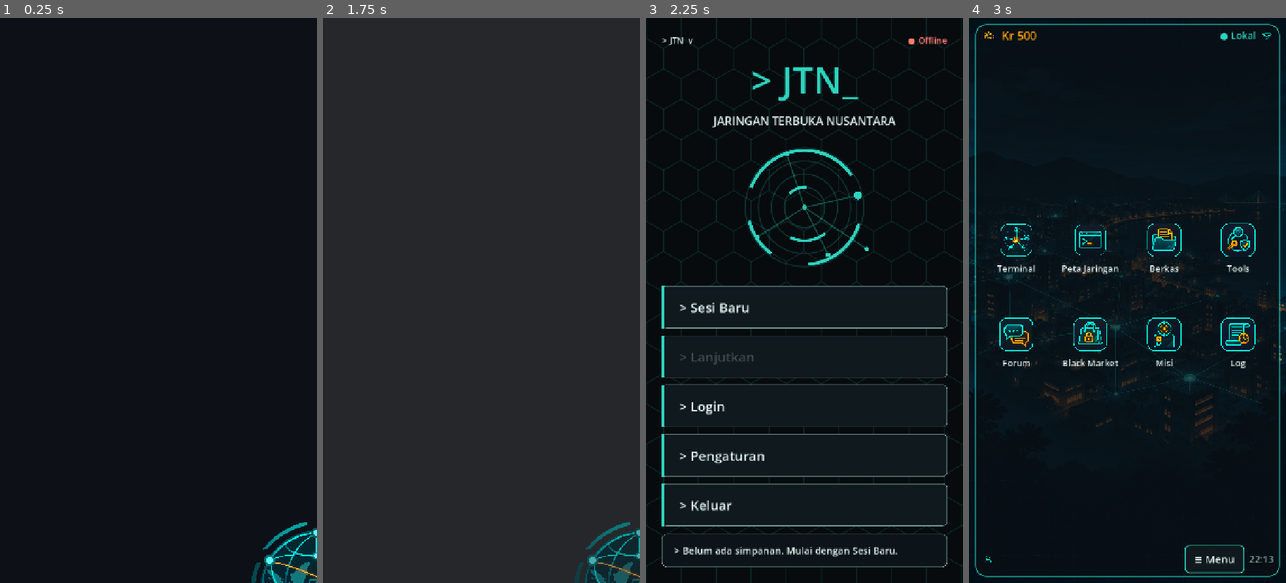
Above: before the commit, frames 1-4 (left to right).
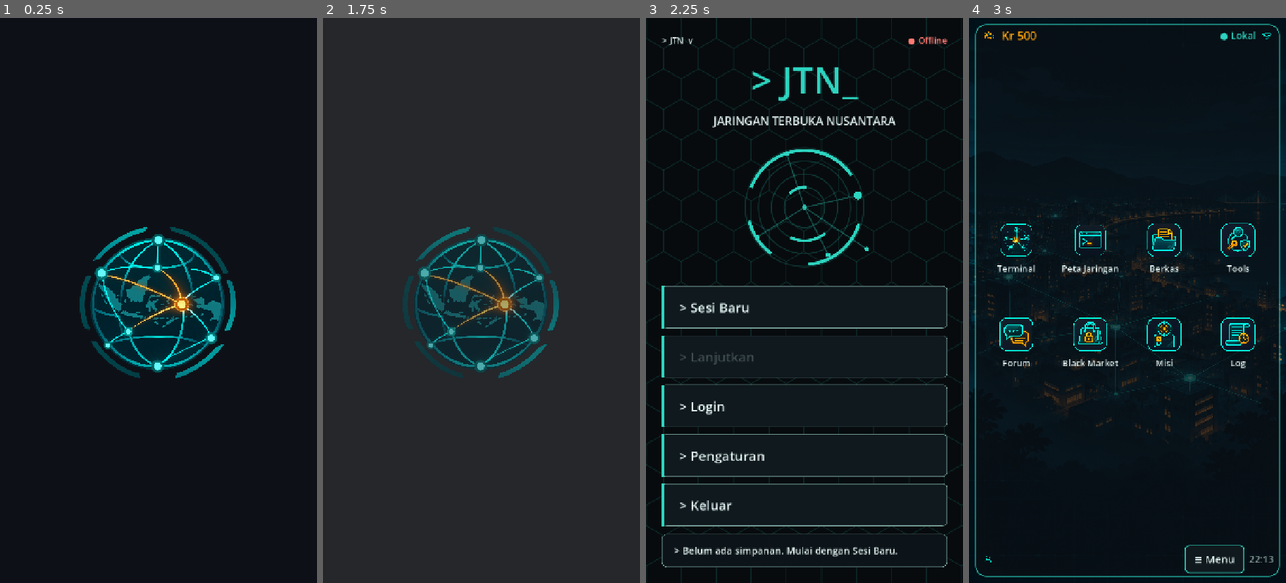
Above: after the commit, the same moments.

Repository: hadydaw/game-baru
Game: Godot game, scene res://scenes/main.tscn
Same seed, same stepped clock (60 frames per second), same inputs: the game is played once before the commit and once after it.
Inputs (mouse positions are in pixels of both pictures, inside the frame that each line leads up to):
- Up to frame 1 (0.25 s): no input
- Up to frame 2 (1.75 s): tap Enter at 0.5 s; move the mouse to (551, 272) at 0.52 s; click (551, 272) at 0.67 s; tap Space at 1.25 s; move the mouse to (418, 328) at 1.27 s; click (418, 328) at 1.42 s
- Up to frame 3 (2.25 s): move the mouse to (836, 176) at 2.02 s; click (836, 176) at 2.17 s
- Up to frame 4 (3 s): click "> Sesi Baru" at 2.75 s

The runs differ from the first frame. In frame 1, 6.6% of the frame differs, in the area x 25-100%, y 37-100%; in frame 2, 3.6%; in frame 3, nothing differs; in frame 4, nothing differs.

Commit message:
Splash: logo utuh di tengah area aman, layer tidak melebar
Penyebab: splash memakai set_anchors_and_offsets_preset sebelum punya induk,
lalu menetapkan size pada node ber-anchor penuh. Offset ikut ditambahkan ke
ukuran induk sehingga layer menjadi 2x layar dan logo terdorong ke kanan bawah.

- Anchor diberikan setelah node masuk pohon, tanpa size eksplisit
- Logo 60% sisi terkecil, rasio dipertahankan (fit), di tengah
- Margin mengikuti area aman perangkat
- _sesuaikan_ukuran tidak lagi menetapkan size pada splash
- Tes: smoke_splash pada 720x1280 dan 1080x1920

Co-Authored-By: Claude Haiku 5.5 <noreply@anthropic.com>
Claude-Session: https://claude.ai/code/session_011EntzauCRjaaLbaamXun78

Diff:
--- /dev/null
+++ b/tests/smoke_splash.gd
@@ -0,0 +1,43 @@
+extends SceneTree
+
+# Smoke test Splash: logo utuh, di tengah, di dalam area aman, dan layer splash tidak melebar.
+# Dijalankan pada ukuran HP portrait 9:16. Layout diuji di dalam wadah berukuran layar.
+
+var _gagal := 0
+
+func _cek(kondisi: bool, pesan: String) -> void:
+	if kondisi:
+		print("LULUS: ", pesan)
+	else:
+		print("GAGAL: ", pesan)
+		_gagal += 1
+
+func _initialize() -> void:
+	await process_frame
+	var aman := Vector4(0, 60, 0, 40)  # status bar dan navigation bar
+	for ukuran in [Vector2(720, 1280), Vector2(1080, 1920)]:
+		var tag := "%dx%d" % [ukuran.x, ukuran.y]
+		var m := MainController.new()
+		var wadah := Control.new()
+		wadah.size = ukuran
+		root.add_child(wadah)
+		var splash := m._buat_splash(ukuran, aman)
+		wadah.add_child(splash)
+		await process_frame
+		await process_frame
+		var wadah_rect := Rect2(Vector2.ZERO, ukuran)
+		var latar := splash.find_children("*", "ColorRect", true, false)[0] as Control
+		var logo := splash.find_children("*", "TextureRect", true, false)[0] as Control
+		_cek(splash.get_global_rect() == wadah_rect, "layer splash sama dengan layar %s (tidak melebar)" % tag)
+		_cek(latar.get_global_rect() == wadah_rect, "latar penuh layar %s" % tag)
+		var r := logo.get_global_rect()
+		_cek(r.position.x >= 0 and r.end.x <= ukuran.x and r.position.y >= 0 and r.end.y <= ukuran.y, "logo di dalam layar %s" % tag)
+		_cek(r.position.y >= aman.y and r.end.y <= ukuran.y - aman.w, "logo di dalam area aman %s" % tag)
+		_cek(absf(r.size.x - r.size.y) < 0.5, "logo tidak diregangkan (rasio 1:1 dipertahankan) %s" % tag)
+		var pusat := r.get_center()
+		var pusat_area := Vector2(ukuran.x / 2.0, (aman.y + (ukuran.y - aman.w)) / 2.0)
+		_cek(pusat.distance_to(pusat_area) < 2.0, "logo di tengah area layar %s" % tag)
+		wadah.free()
+		m.free()
+	print("HASIL SPLASH: gagal=%d" % _gagal)
+	quit(1 if _gagal > 0 else 0)
--- a/ui/main_controller.gd
+++ b/ui/main_controller.gd
@@ -25,7 +25,8 @@
     size = vp
     _aman = _hitung_area_aman(vp)
     for anak in get_children():
-        if anak is Control:
+        # Splash mengikuti anchor sendiri; menetapkan size di sini akan menggandakan layarnya.
+        if anak is Control and not anak.has_meta("tanpa_ukuran"):
             anak.position = Vector2.ZERO
             anak.size = vp
     if is_instance_valid(_desktop):
@@ -50,23 +51,14 @@
         (layar.y - aman.end.y) * skala
     )
 
+# Splash: latar penuh layar, logo utuh di tengah area aman. Anchor diatur setelah node masuk pohon
+# dan tanpa ukuran eksplisit. Menetapkan size pada node ber-anchor penuh menambah offset ke ukuran
+# induk, sehingga layar menjadi dua kali lebih besar dan logo terdorong keluar layar.
+const JARAK_SPLASH := 24
+const SKALA_LOGO := 0.6
+
 func _tampilkan_splash() -> void:
-    var splash := Control.new()
-    splash.set_anchors_and_offsets_preset(Control.PRESET_FULL_RECT)
-    splash.size = size
-    var latar := ColorRect.new()
-    latar.color = LATAR
-    latar.set_anchors_and_offsets_preset(Control.PRESET_FULL_RECT)
-    splash.add_child(latar)
-    var tengah := CenterContainer.new()
-    tengah.set_anchors_and_offsets_preset(Control.PRESET_FULL_RECT)
-    splash.add_child(tengah)
-    var logo := TextureRect.new()
-    logo.texture = load(LOGO) as Texture2D
-    logo.expand_mode = TextureRect.EXPAND_IGNORE_SIZE
-    logo.stretch_mode = TextureRect.STRETCH_KEEP_ASPECT_CENTERED
-    logo.custom_minimum_size = Vector2.ONE * minf(size.x, size.y) * 0.5
-    tengah.add_child(logo)
+    var splash := _buat_splash(size, _aman)
     add_child(splash)
     await get_tree().create_timer(1.6).timeout
     if not is_instance_valid(splash):
@@ -76,6 +68,41 @@
     await tween.finished
     splash.queue_free()
     _tampilkan_menu()
+
+# Membangun layar splash tanpa menambahkannya ke pohon. Pemanggil yang menaruhnya di induk.
+func _buat_splash(ukuran: Vector2, aman: Vector4) -> Control:
+    var splash := Control.new()
+    splash.set_meta("tanpa_ukuran", true)
+    splash.add_child(_isi_splash(ukuran, aman))
+    splash.set_anchors_preset(Control.PRESET_FULL_RECT)
+    return splash
+
+func _isi_splash(ukuran: Vector2, aman: Vector4) -> Control:
+    var isi := Control.new()
+    var latar := ColorRect.new()
+    latar.color = LATAR
+    isi.add_child(latar)
+    var margin := MarginContainer.new()
+    margin.add_theme_constant_override("margin_left", int(aman.x) + JARAK_SPLASH)
+    margin.add_theme_constant_override("margin_top", int(aman.y) + JARAK_SPLASH)
+    margin.add_theme_constant_override("margin_right", int(aman.z) + JARAK_SPLASH)
+    margin.add_theme_constant_override("margin_bottom", int(aman.w) + JARAK_SPLASH)
+    isi.add_child(margin)
+    var tengah := CenterContainer.new()
+    margin.add_child(tengah)
+    var logo := TextureRect.new()
+    logo.texture = load(LOGO) as Texture2D
+    logo.expand_mode = TextureRect.EXPAND_IGNORE_SIZE
+    logo.stretch_mode = TextureRect.STRETCH_KEEP_ASPECT_CENTERED
+    var sisi := minf(ukuran.x, ukuran.y) * SKALA_LOGO
+    logo.custom_minimum_size = Vector2(sisi, sisi)
+    tengah.add_child(logo)
+    # Anchor diberikan setelah semua anak terpasang; offset dihitung ulang dari induk, bukan dari ukuran.
+    isi.set_anchors_preset(Control.PRESET_FULL_RECT)
+    latar.set_anchors_preset(Control.PRESET_FULL_RECT)
+    margin.set_anchors_preset(Control.PRESET_FULL_RECT)
+    tengah.set_anchors_preset(Control.PRESET_FULL_RECT)
+    return isi
 
 # Menu utama adalah layar pertama setelah splash. Dari sini pemain masuk ke Desktop.
 func _tampilkan_menu() -> void:
Not shown, added: tests/smoke_splash.gd.uid
